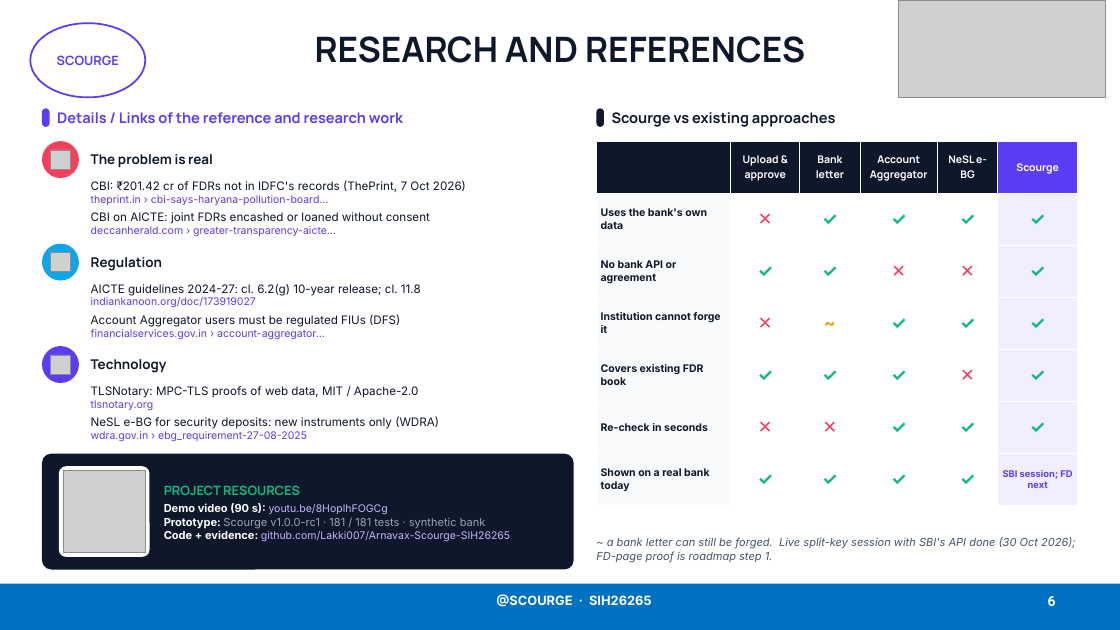
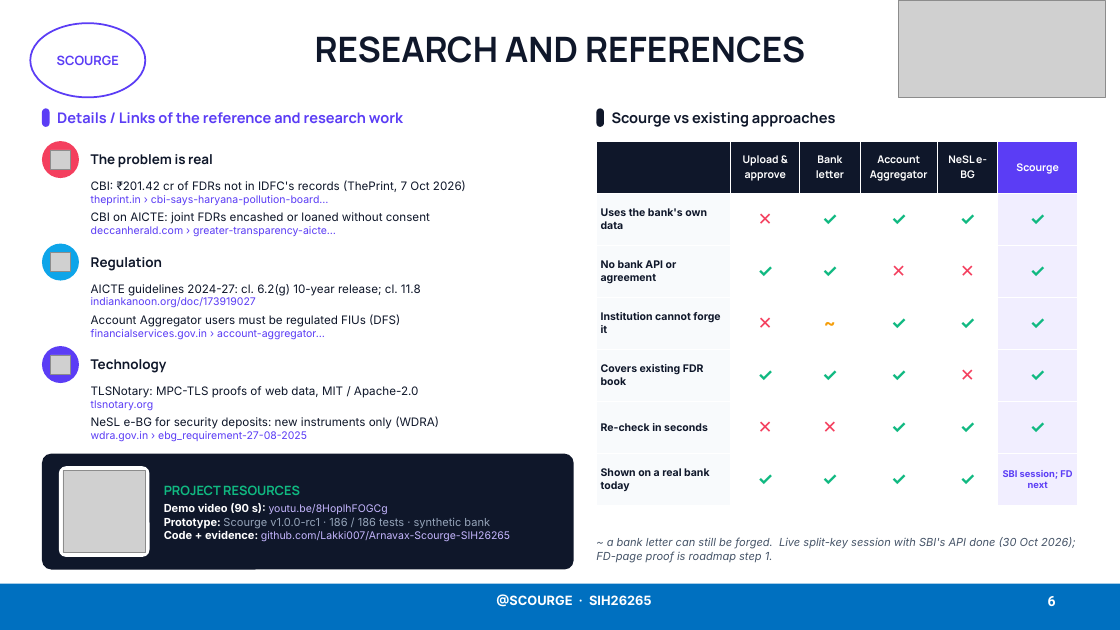
Before and after one commit to Lakki007/Arnavax-Scourge-SIH26265, a slide deck: slide 6 of docs/ppt/Scourge_SIH26265_Idea.pptx. Drawn at 1120x630 pixels with LibreOffice and Linux fonts; fonts in the diff are those of the drawing; grey boxes stand for pictures. Boxes give left, top, right and bottom in pixels: in the first picture for what was removed or moved away, otherwise in the second. Text is boxed around its words. In the diff, an @@ line names an element or a change of style, - is before the commit and + after.

```diff
--- a/docs/ppt/Scourge_SIH26265_Idea.pptx
+++ b/docs/ppt/Scourge_SIH26265_Idea.pptx
@@ text at [164,518,490,529]: text changed @@
-Prototype: Scourge v1.0.0-rc1 · 181 / 181 tests · synthetic bank
+Prototype: Scourge v1.0.0-rc1 · 186 / 186 tests · synthetic bank
```
Also in this commit, not shown: 4 other slides changed, 17 other files.
